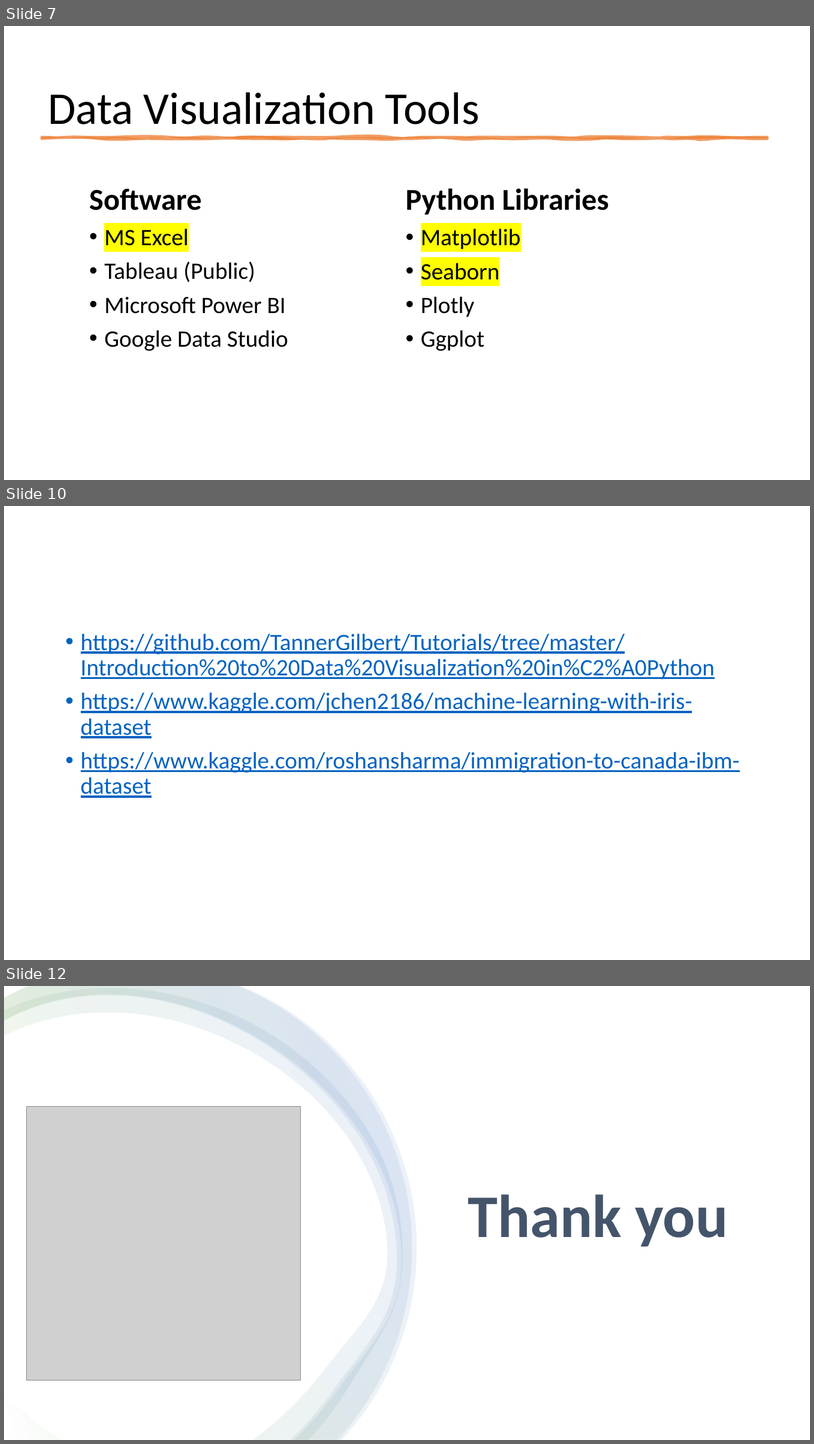
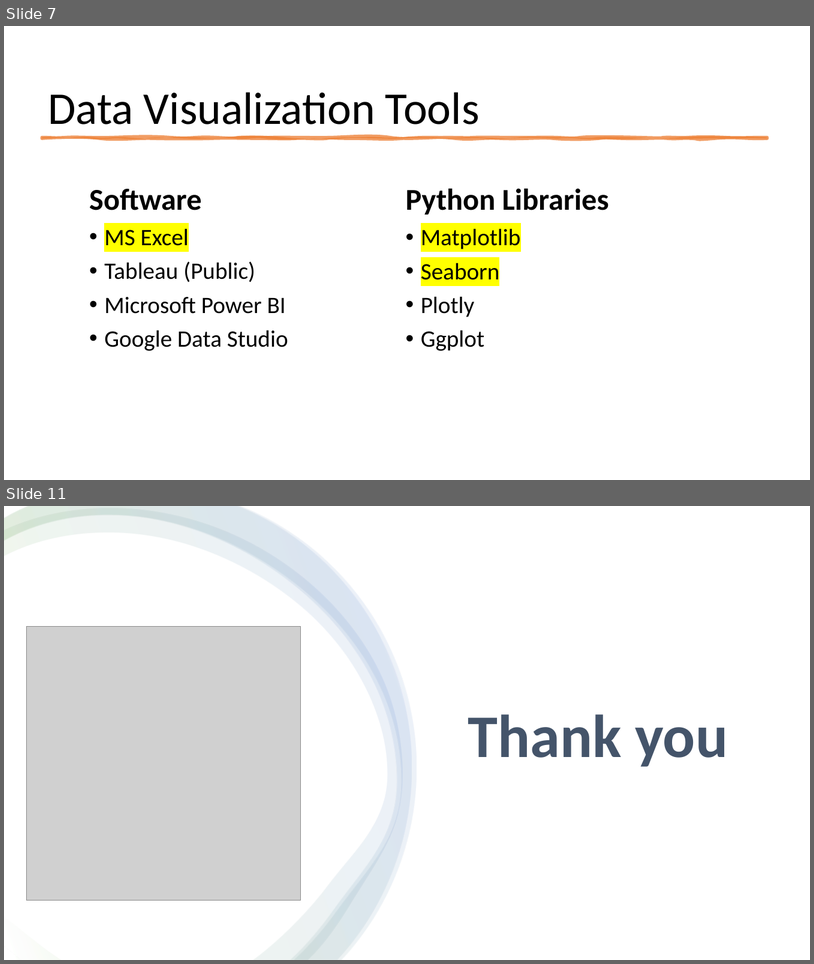
Before and after one commit to maulik438/data_visualization, a slide deck: ppt/data_visualization.pptx. Shown one above the other, each under a label of ours: slides 7, 10 and 12 before the commit, slides 7 and 11 after it; the slides between them are not shown. The pictures are 814x1444 and 814x964 pixels, drawn with LibreOffice and Linux fonts; fonts in the diff are those of the drawing; grey boxes stand for pictures. Boxes give left, top, right and bottom in pixels: in the first picture for what was removed or moved away, otherwise in the second. Text is boxed around its words. In the diff, an @@ line names an element or a change of style, - is before the commit and + after.

```diff
--- a/ppt/data_visualization.pptx
+++ b/ppt/data_visualization.pptx
@@ slide 10 removed at bbox=[4, 506, 810, 960], background #FFFFFF @@
@@ text removed at bbox=[81, 633, 740, 798] @@
-• https://github.com/TannerGilbert/Tutorials/tree/master/Introduction%20to%20Data%20Visualization%20in%C2%A0Python
-• https://www.kaggle.com/jchen2186/machine-learning-with-iris-dataset
-• https://www.kaggle.com/roshansharma/immigration-to-canada-ibm-dataset
@@ what was slide 12 is now slide 11 @@
```
Also in this commit, not shown: 3 slides changed, 4 other slides removed.
